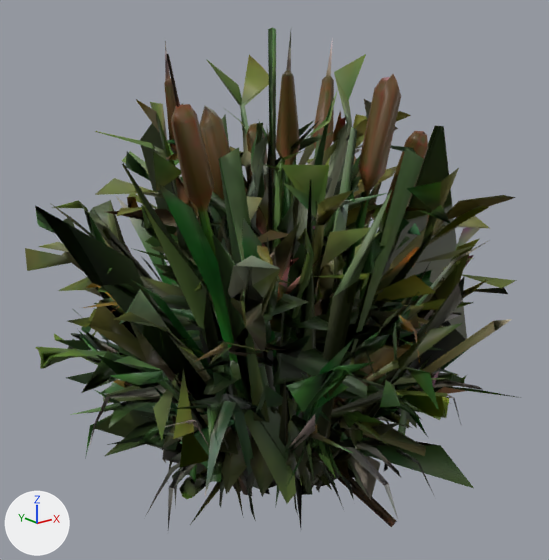
Two versions of the glTF model labs/plants/data/shrubs/tri900.gltf, one commit apart.
Camera for both pictures: a 50 mm camera at (3.002, -0.249, 0.186) aimed at (3.212, 0.013, 0.081). Every picture has the same lights, and +X, +Y and +Z are marked at lower left. The first picture is the older version. Where no turn or scale is listed for an object, it has been applied to the vertices. Vertices at exactly the same position are counted once.

The scene before the commit, as lines of its bpy script (objects in view):
```python
ob_0_sagebrush = bpy.data.objects.new('0:sagebrush', me_df777f02_2301_40ec_9eeb_b4aa37ee88ef_001)
ob_0_sagebrush.location = (3.2, 0.0, 0.0)
ob_1_low_juniper = bpy.data.objects.new('1:low juniper', me_df777f02_2301_40ec_9eeb_b4aa37ee88ef_002)
ob_1_low_juniper.location = (3.2, 0.0, 0.0)
ob_3_wild_rose = bpy.data.objects.new('3:wild rose', me_df777f02_2301_40ec_9eeb_b4aa37ee88ef_004)
ob_3_wild_rose.location = (3.2, 0.0, 0.0)
ob_5_cattails = bpy.data.objects.new('5:cattails', me_df777f02_2301_40ec_9eeb_b4aa37ee88ef_006)
ob_5_cattails.location = (3.2, 0.0, 0.0)
ob_6_flowering_shrub = bpy.data.objects.new('6:flowering shrub', me_df777f02_2301_40ec_9eeb_b4aa37ee88ef_007)
ob_6_flowering_shrub.location = (3.2, 0.0, 0.0)
ob_7_grass_clump = bpy.data.objects.new('7:grass clump', me_df777f02_2301_40ec_9eeb_b4aa37ee88ef_008)
ob_7_grass_clump.location = (3.2, 0.0, 0.0)
# also in view: '4:spruce sapling' at (3.2, 0.0, 0.096); '2:sprig shrub' at (3.2, 0.0, 0.091); '8:leafy shrub' at (3.198, 0.002, 0.076)
```
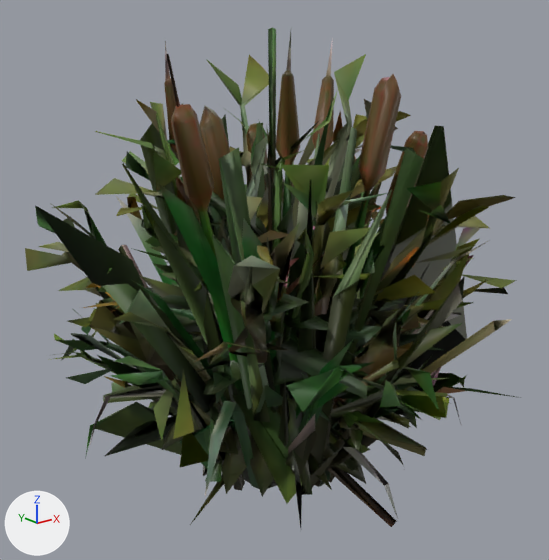
Patch to the scene script:
```diff
--- a/labs/plants/data/shrubs/tri900.gltf.py
+++ b/labs/plants/data/shrubs/tri900.gltf.py
@@ me_df777f02_2301_40ec_9eeb_b4aa37ee88ef_001 @@
-me_df777f02_2301_40ec_9eeb_b4aa37ee88ef_001.from_pydata(...)  # 672 vertices, 1153 faces; spans x -0.086..0.085, y -0.086..0.088, z 0.0..0.153
+me_df777f02_2301_40ec_9eeb_b4aa37ee88ef_001.from_pydata(...)  # 458 vertices, 836 faces; spans x -0.086..0.085, y -0.086..0.088, z 0.0..0.153
+# me_df777f02_2301_40ec_9eeb_b4aa37ee88ef_001 part 1: 17 loose pieces with 212 vertices, spanning x -0.078..0.074, y -0.082..0.086, z 0.001..0.117, are deleted
+# other edits to the shape of me_df777f02_2301_40ec_9eeb_b4aa37ee88ef_001 do not show in these pictures
 me_df777f02_2301_40ec_9eeb_b4aa37ee88ef_001.materials.append(mat_df777f02_2301_40ec_9eeb_b4aa37ee88ef)
@@ me_df777f02_2301_40ec_9eeb_b4aa37ee88ef_002 @@
-me_df777f02_2301_40ec_9eeb_b4aa37ee88ef_002.from_pydata(...)  # 801 vertices, 1532 faces; spans x -0.101..0.101, y -0.099..0.098, z 0.005..0.1
+me_df777f02_2301_40ec_9eeb_b4aa37ee88ef_002.from_pydata(...)  # 405 vertices, 845 faces; spans x -0.081..0.101, y -0.099..0.085, z 0.008..0.1
+# me_df777f02_2301_40ec_9eeb_b4aa37ee88ef_002 part 2: 20 loose pieces with 349 vertices, spanning x -0.101..0.074, y -0.087..0.098, z 0.005..0.083, are deleted
+# me_df777f02_2301_40ec_9eeb_b4aa37ee88ef_002 part 3
+# 47 vertices are removed from x -0.051..0.057, y -0.05..0.074, z 0.032..0.082
+# 83 faces are deleted
+# 2 new faces join them
 me_df777f02_2301_40ec_9eeb_b4aa37ee88ef_002.materials.append(mat_df777f02_2301_40ec_9eeb_b4aa37ee88ef)
@@ me_df777f02_2301_40ec_9eeb_b4aa37ee88ef_004 @@
-me_df777f02_2301_40ec_9eeb_b4aa37ee88ef_004.from_pydata(...)  # 791 vertices, 1315 faces; spans x -0.08..0.079, y -0.094..0.092, z -0.002..0.153
+me_df777f02_2301_40ec_9eeb_b4aa37ee88ef_004.from_pydata(...)  # 494 vertices, 852 faces; spans x -0.071..0.069, y -0.094..0.092, z 0.0..0.14
+# me_df777f02_2301_40ec_9eeb_b4aa37ee88ef_004 part 4: 16 loose pieces with 266 vertices, spanning x -0.08..0.079, y -0.066..0.066, z -0.002..0.153, are deleted
+# me_df777f02_2301_40ec_9eeb_b4aa37ee88ef_004 part 5: 4 vertices removed from x -0.062..-0.037, y -0.005..0.034, z 0.119..0.123
+# me_df777f02_2301_40ec_9eeb_b4aa37ee88ef_004 part 6: 2 vertices removed from x 0.042..0.056, y -0.037..-0.024, z 0.116..0.119
+# other edits to the shape of me_df777f02_2301_40ec_9eeb_b4aa37ee88ef_004 do not show in these pictures
 me_df777f02_2301_40ec_9eeb_b4aa37ee88ef_004.materials.append(mat_df777f02_2301_40ec_9eeb_b4aa37ee88ef)
@@ me_df777f02_2301_40ec_9eeb_b4aa37ee88ef_007 @@
-me_df777f02_2301_40ec_9eeb_b4aa37ee88ef_007.from_pydata(...)  # 910 vertices, 1555 faces; spans x -0.091..0.092, y -0.092..0.092, z -0.005..0.156
+me_df777f02_2301_40ec_9eeb_b4aa37ee88ef_007.from_pydata(...)  # 466 vertices, 832 faces; spans x -0.091..0.092, y -0.092..0.092, z 0.001..0.128
+# me_df777f02_2301_40ec_9eeb_b4aa37ee88ef_007 part 7: 15 loose pieces with 397 vertices, spanning x -0.08..0.073, y -0.091..0.09, z -0.005..0.156, are deleted
+# me_df777f02_2301_40ec_9eeb_b4aa37ee88ef_007 part 8: 17 vertices removed from x -0.086..-0.034, y -0.04..-0.009, z 0.033..0.065
+# me_df777f02_2301_40ec_9eeb_b4aa37ee88ef_007 part 9: 8 vertices removed from x -0.048..-0.009, y -0.003..0.049, z 0.058..0.109
+# other edits to the shape of me_df777f02_2301_40ec_9eeb_b4aa37ee88ef_007 do not show in these pictures
 me_df777f02_2301_40ec_9eeb_b4aa37ee88ef_007.materials.append(mat_df777f02_2301_40ec_9eeb_b4aa37ee88ef)
@@ me_df777f02_2301_40ec_9eeb_b4aa37ee88ef_008 @@
-me_df777f02_2301_40ec_9eeb_b4aa37ee88ef_008.from_pydata(...)  # 905 vertices, 1452 faces; spans x -0.094..0.165, y -0.1..0.088, z 0.001..0.167
+me_df777f02_2301_40ec_9eeb_b4aa37ee88ef_008.from_pydata(...)  # 528 vertices, 886 faces; spans x -0.094..0.165, y -0.1..0.088, z 0.001..0.167
+# me_df777f02_2301_40ec_9eeb_b4aa37ee88ef_008 part 10: 25 loose pieces with 248 vertices, spanning x -0.089..0.079, y -0.093..0.084, z 0.001..0.062, are deleted
+# me_df777f02_2301_40ec_9eeb_b4aa37ee88ef_008 part 11
+# 129 vertices are removed from x -0.078..0.066, y -0.08..0.074, z 0.001..0.044
+# 222 faces are deleted
+# 2 new faces join them
 me_df777f02_2301_40ec_9eeb_b4aa37ee88ef_008.materials.append(mat_df777f02_2301_40ec_9eeb_b4aa37ee88ef)
```

Where the change shows, as pixel boxes (x1, y1, x2, y2) in the pictures (549 x 560 px):
'7:grass clump', reshaped: before (35, 97, 483, 529); after (35, 97, 467, 528)
'1:low juniper', reshaped (14% narrower): before (36, 274, 521, 527); after (105, 273, 521, 527)
'0:sagebrush', reshaped: before (78, 121, 486, 481); after (90, 121, 486, 394)
'6:flowering shrub', reshaped: before (83, 121, 512, 504); after (83, 182, 512, 432)
'3:wild rose', reshaped (mostly hidden): before (107, 117, 441, 468); after (104, 155, 441, 469)
part 1 of me_df777f02_2301_40ec_9eeb_b4aa37ee88ef_001, deleted (mostly hidden): before (78, 200, 468, 481)
part 2 of me_df777f02_2301_40ec_9eeb_b4aa37ee88ef_002, deleted (mostly hidden): before (36, 303, 474, 515)
part 3 of me_df777f02_2301_40ec_9eeb_b4aa37ee88ef_002, cut back (mostly hidden): before (187, 320, 426, 367)
part 4 of me_df777f02_2301_40ec_9eeb_b4aa37ee88ef_004, deleted (mostly hidden): before (152, 117, 433, 447)
part 5 of me_df777f02_2301_40ec_9eeb_b4aa37ee88ef_004, deleted: before (107, 209, 199, 227)
part 6 of me_df777f02_2301_40ec_9eeb_b4aa37ee88ef_004, deleted: before (366, 204, 426, 214)
part 7 of me_df777f02_2301_40ec_9eeb_b4aa37ee88ef_007, deleted (mostly hidden): before (84, 121, 430, 504)
part 8 of me_df777f02_2301_40ec_9eeb_b4aa37ee88ef_007, deleted: before (137, 403, 205, 430)
part 9 of me_df777f02_2301_40ec_9eeb_b4aa37ee88ef_007, deleted (mostly hidden): before (159, 252, 198, 278)
part 10 of me_df777f02_2301_40ec_9eeb_b4aa37ee88ef_008, deleted (mostly hidden): before (102, 369, 459, 519)
part 11 of me_df777f02_2301_40ec_9eeb_b4aa37ee88ef_008, cut back: before (151, 380, 483, 529)
